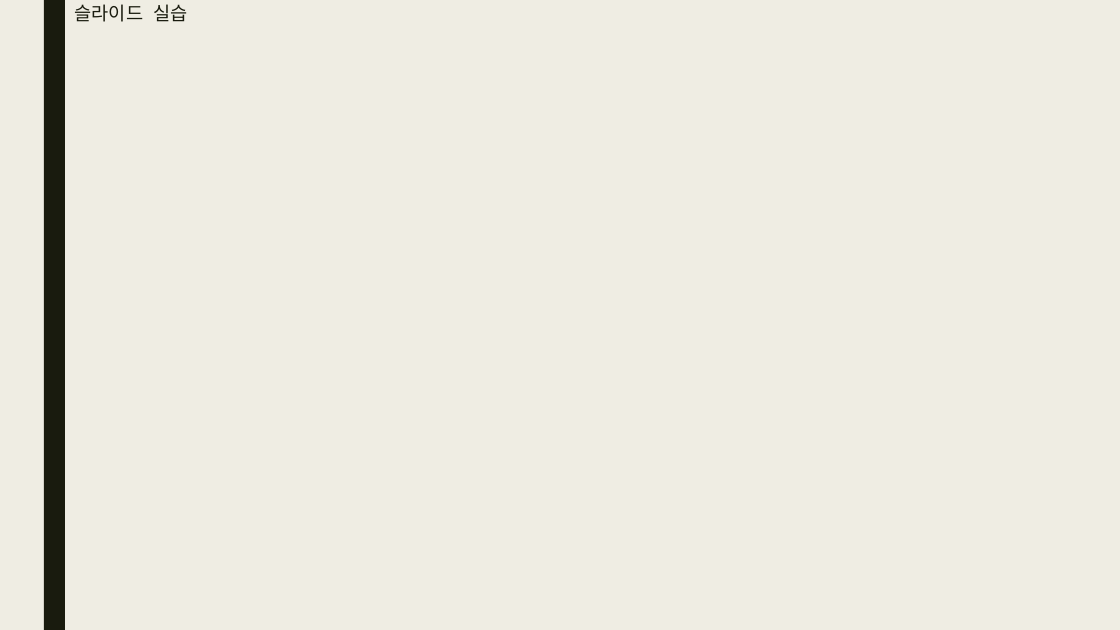
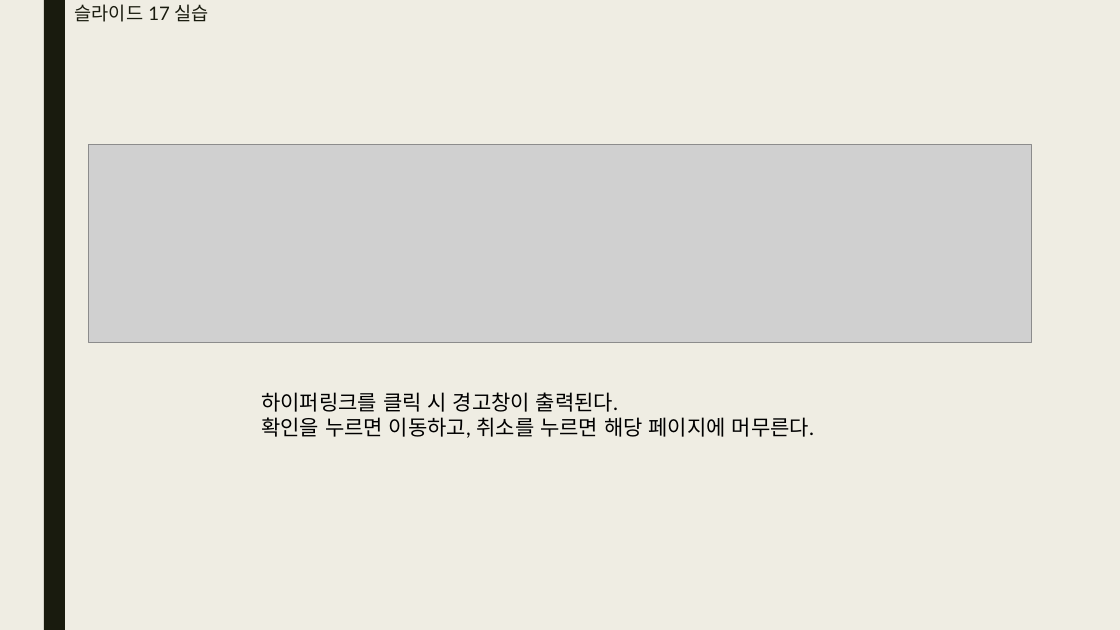
Before and after one commit to bino0130/politec-frontend, a slide deck: slide 11 of 기업업무 과제/기업업무 2강 과제(JavaScript 2) 남정현.pptx. Drawn at 1120x630 pixels with LibreOffice and Linux fonts; fonts in the diff are those of the drawing; grey boxes stand for pictures. Boxes give left, top, right and bottom in pixels: in the first picture for what was removed or moved away, otherwise in the second. Text is boxed around its words. In the diff, an @@ line names an element or a change of style, - is before the commit and + after.

```diff
--- a/기업업무 과제/기업업무 2강 과제(JavaScript 2) 남정현.pptx
+++ b/기업업무 과제/기업업무 2강 과제(JavaScript 2) 남정현.pptx
@@ title at box(75, 4, 209, 22): text changed @@
-슬라이드 실습
+슬라이드 17 실습
@@ picture added at box(88, 145, 1032, 343) @@
@@ text added at box(261, 392, 814, 438), 18 pt, text #000000 @@
+하이퍼링크를 클릭 시 경고창이 출력된다.
+확인을 누르면 이동하고, 취소를 누르면 해당 페이지에 머무른다.
```
Also in this commit, not shown: 12 other slides changed, 9 slides removed.
